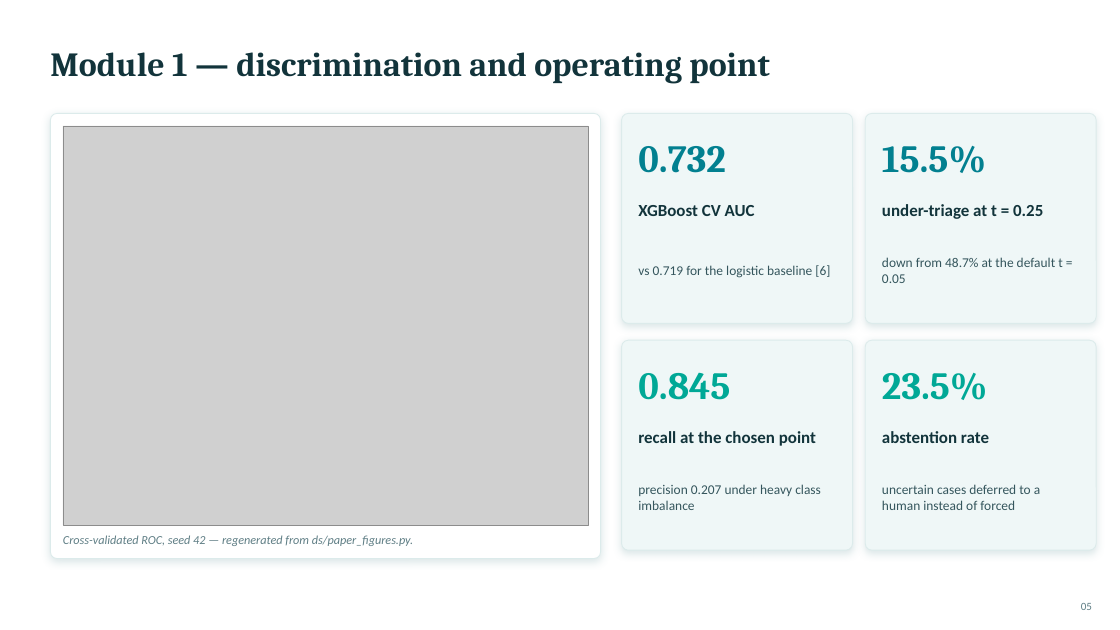
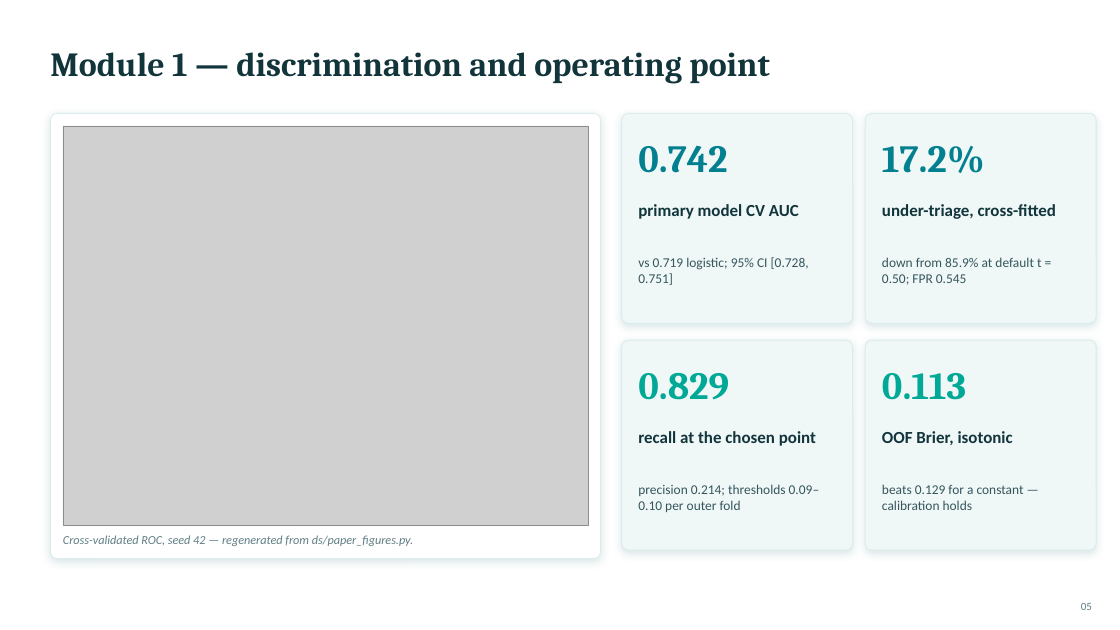
Before and after one commit to vaibhav7087/curago_paper_version, a slide deck: slide 5 of ppt/paper_presentation.pptx. Drawn at 1120x630 pixels with LibreOffice and Linux fonts; fonts in the diff are those of the drawing; grey boxes stand for pictures. Boxes give left, top, right and bottom in pixels: in the first picture for what was removed or moved away, otherwise in the second. Text is boxed around its words. In the diff, an @@ line names an element or a change of style, - is before the commit and + after.

Commit message:
paper: review scope T1-T3 - calibrated primary model + nested cross-fitted thresholds, PAC conformal guarantee, correctness/prose fixes; all artifacts regenerated, docs synced, self-score 98

```diff
--- a/ppt/paper_presentation.pptx
+++ b/ppt/paper_presentation.pptx
@@ text at box(638, 146, 727, 173): text changed @@
-0.732
+0.742
@@ text at box(882, 146, 985, 173): text changed @@
-15.5%
+17.2%
@@ text at box(638, 204, 799, 219): text changed @@
-XGBoost CV AUC
+primary model CV AUC
@@ text at box(882, 204, 1056, 219): text changed @@
-under-triage at t = 0.25
+under-triage, cross-fitted
@@ text at box(638, 257, 809, 285): text changed @@
-vs 0.719 for the logistic baseline [6]
+vs 0.719 logistic; 95% CI [0.728, 0.751]
@@ text at box(882, 257, 1041, 285): text changed @@
-down from 48.7% at the default t = 0.05
+down from 85.9% at default t = 0.50; FPR 0.545
@@ text at box(638, 373, 729, 400): text changed @@
-0.845
+0.829
@@ text at box(882, 373, 966, 400): text changed @@
-23.5%
+0.113
@@ text at box(882, 431, 1013, 445): text changed @@
-abstention rate
+OOF Brier, isotonic
@@ text at box(638, 484, 820, 512): text changed @@
-precision 0.207 under heavy class imbalance
+precision 0.214; thresholds 0.09–0.10 per outer fold
@@ text at box(882, 484, 1024, 510): text changed @@
-uncertain cases deferred to a human instead of forced
+beats 0.129 for a constant — calibration holds
```
Also in this commit, not shown: 5 other slides changed, 56 other files.
